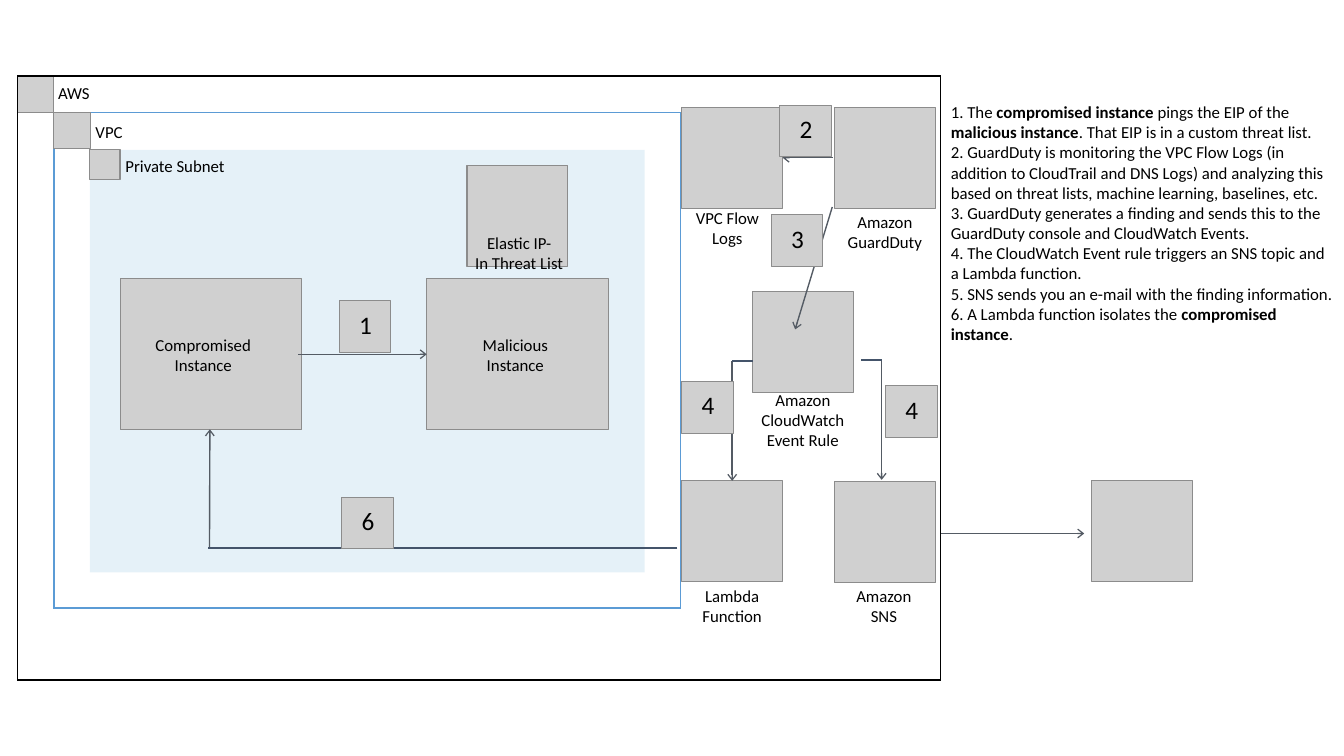
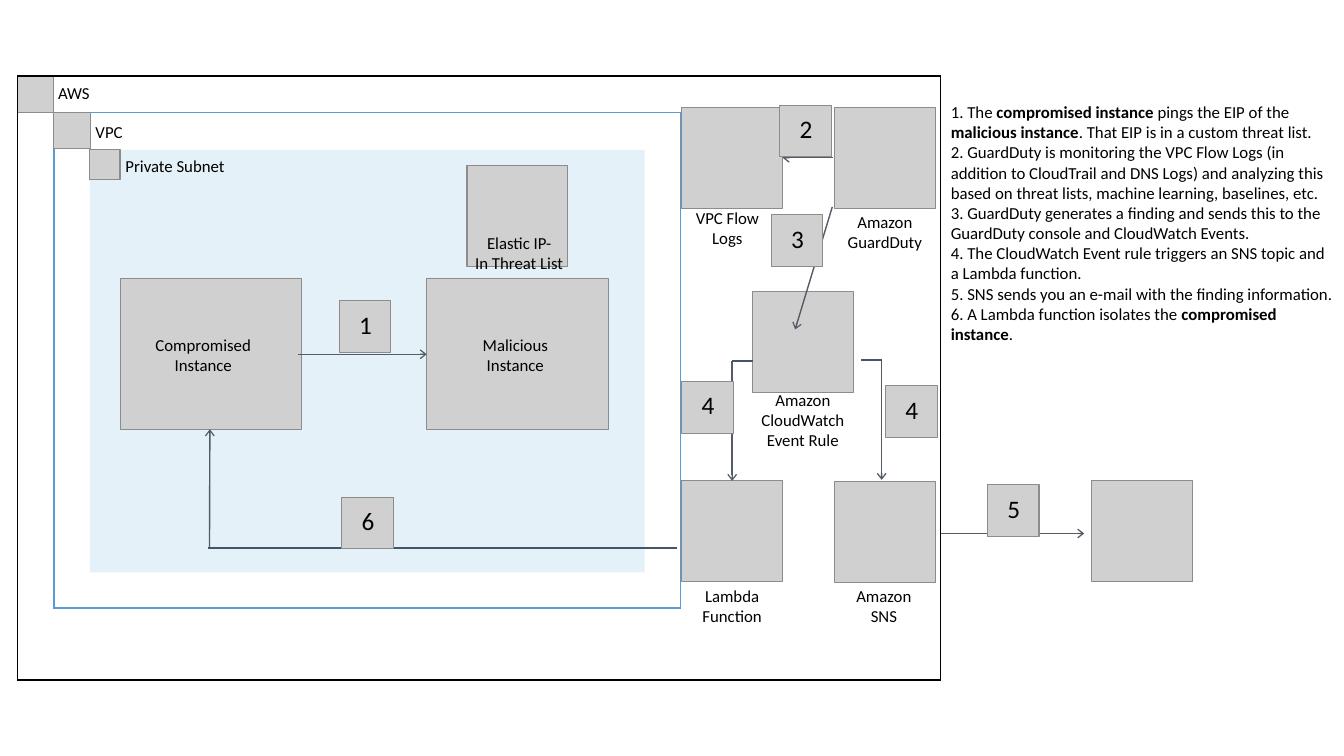
Before and after one commit to teholm/amazon-guardduty-hands-on, a slide deck: slide 1 of docs/ArchitectureDiagrams.pptx. Drawn at 1344x756 pixels with LibreOffice and Linux fonts; fonts in the diff are those of the drawing; grey boxes stand for pictures. Boxes give left, top, right and bottom in pixels: in the first picture for what was removed or moved away, otherwise in the second. Text is boxed around its words. In the diff, an @@ line names an element or a change of style, - is before the commit and + after.

```diff
--- a/docs/ArchitectureDiagrams.pptx
+++ b/docs/ArchitectureDiagrams.pptx
@@ picture added at <box>987,485,1038,536</box> @@
@@ text added at <box>1007,502,1020,518</box>, 18 pt, text #000000 @@
+5
```
Also in this commit, not shown: 3 slides added, 14 other files.
